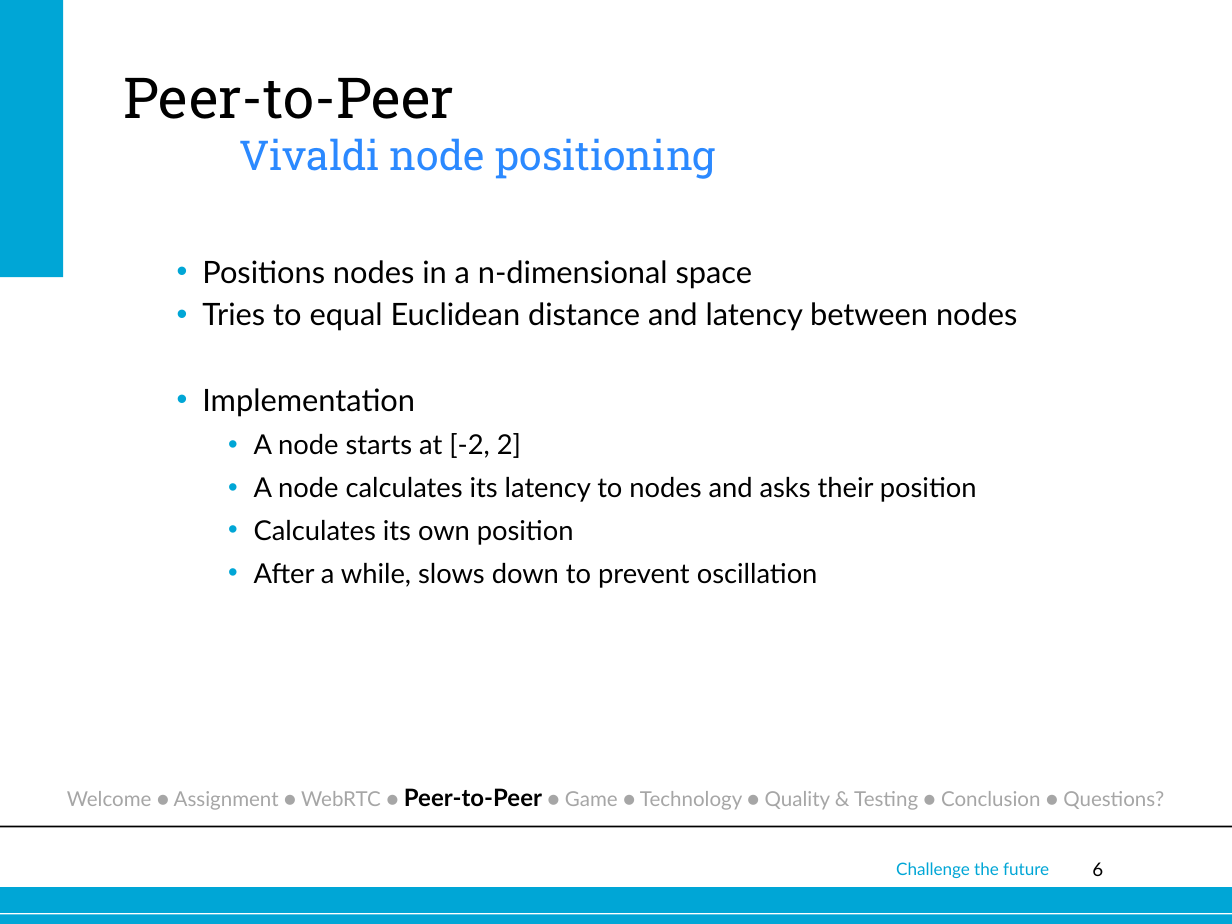
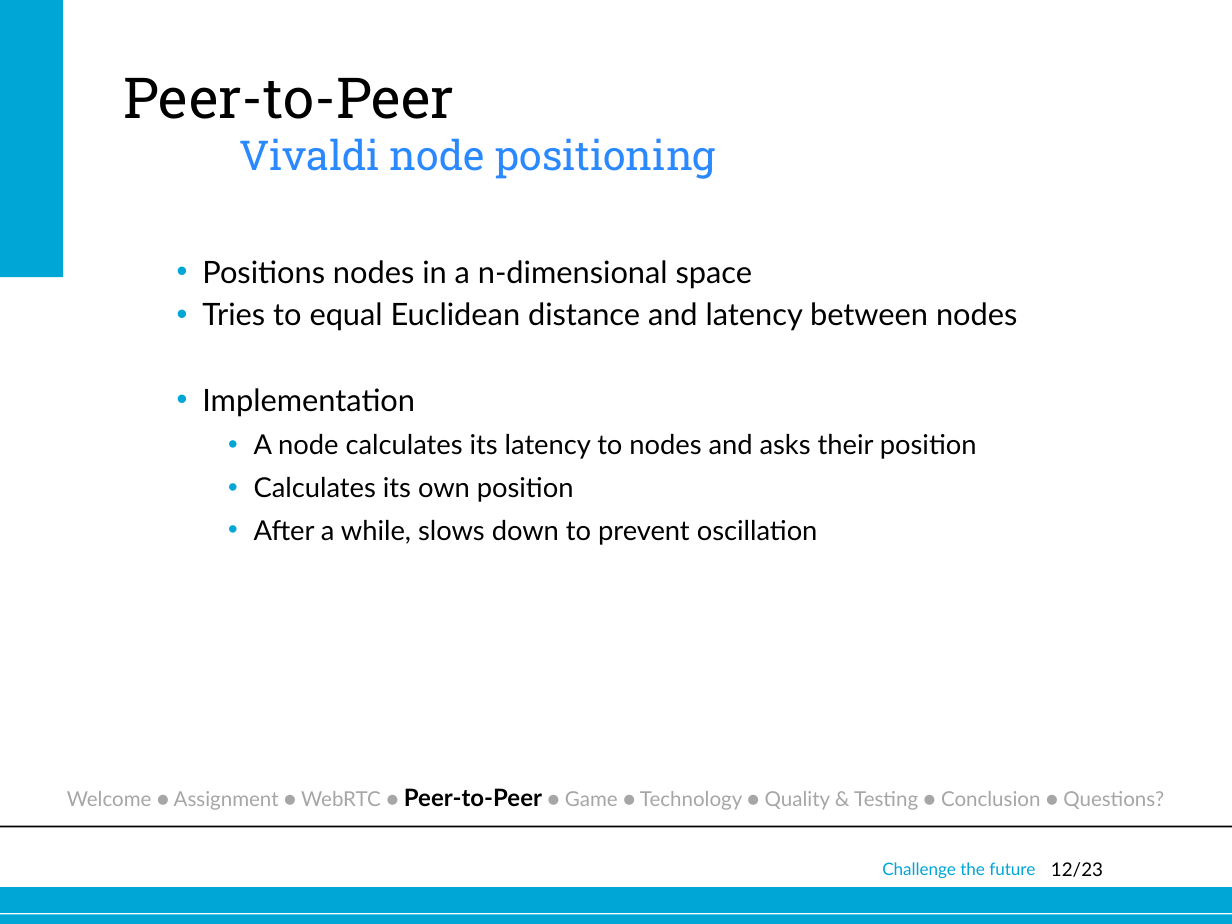
Before and after one commit to joostverdoorn/webrtc, a slide deck: slide 12 of documents/Eindpresentatie/webrtc.pptx (slide 6 before the commit). Drawn at 1232x924 pixels with LibreOffice and Linux fonts; fonts in the diff are those of the drawing; background and template pictures are left out. Boxes give left, top, right and bottom in pixels: in the first picture for what was removed or moved away, otherwise in the second. Text is boxed around its words. In the diff, an @@ line names an element or a change of style, - is before the commit and + after.

```diff
--- a/documents/Eindpresentatie/webrtc.pptx
+++ b/documents/Eindpresentatie/webrtc.pptx
@@ text at <box>254,433,521,458</box>: paragraph removed @@
-    • A node starts at [-2, 2]
@@ text "Challenge the future": place and size @@
-text "Challenge the future" at <box>896,862,1049,878</box>
+text "Challenge the future" at <box>882,862,1035,878</box>
@@ page number at <box>1051,862,1103,877</box>: text changed @@
-6
+12/23
```
Also in this commit, not shown: 15 other slides changed, 7 slides added.
